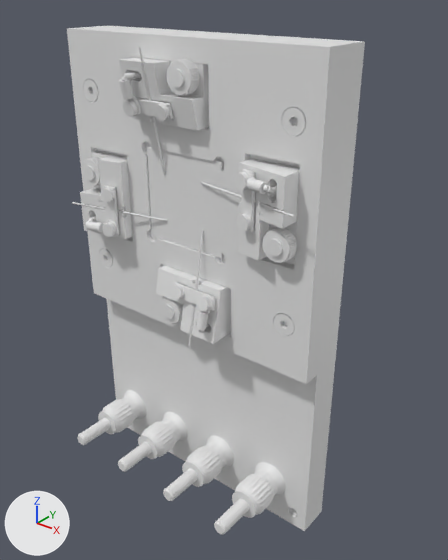
An edit to the glTF model models/T2P-N-pin.glb, drawn before and after from the same camera.
Before and after are seen from a camera (50 mm lens) standing at (144.1, -118.1, 146.0) and looking at (51.3, -2.0, 74.1). Arrows for +X, +Y and +Z are at lower left; the lights stay in place. The picture after the commit comes second. Vertices at exactly the same position are counted once.

The first picture shows 'p000', 'p001', 'p002', 'p007', 'p008', 'p022', 'p036', 'p050', 'p067', 'p070', 'p073', 'p076', 'p082' and 33 more.
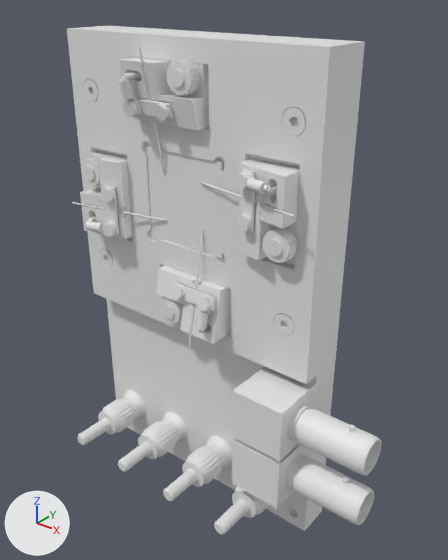
Not visible in the pictures: 'p085'.

What the commit changed:
me_p076 is used by ob_p076; location (0.0, 0.0, 0.0).
me_p076 had 219 vertices, 434 faces and spanned x 4.56..10.45, y -5.0..-3.54, z 66.45..72.35.
me_p076 now has 110 vertices, 216 faces and spans x 65.1..80.0, y -15.8..0.0, z 21.65..36.35.
me_p076 part 1: 110 vertices added at x 65.1..80.0, y -15.8..0.0, z 21.65..36.35.
Other edits to the shape of me_p076 do not show in these pictures.
me_p077 is used by ob_p077; location (0.0, 0.0, 0.0).
me_p077 had 1714 vertices, 3424 faces and spanned x 6.0..8.97, y -3.55..7.0, z 67.92..70.89.
me_p077 now has 362 vertices, 720 faces and spans x 78.0..100.6, y -12.7..-3.1, z 24.2..33.8.
me_p077 part 2: 362 vertices added at x 78.0..100.6, y -12.7..-3.1, z 24.2..33.8.
Other edits to the shape of me_p077 do not show in these pictures.
me_p082 is used by ob_p082; location (0.0, 0.0, 0.0).
me_p082 had 219 vertices, 434 faces and spanned x 69.56..75.45, y -5.0..-3.54, z 115.85..121.75.
me_p082 now has 110 vertices, 216 faces and spans x 65.1..80.0, y -15.8..0.0, z 37.65..52.35.
me_p082 part 3: 110 vertices added at x 65.1..80.0, y -15.8..0.0, z 37.65..52.35.
Other edits to the shape of me_p082 do not show in these pictures.
me_p083 is used by ob_p083; location (0.0, 0.0, 0.0).
me_p083 had 1714 vertices, 3424 faces and spanned x 71.0..73.97, y -3.55..7.0, z 117.32..120.29.
me_p083 now has 362 vertices, 720 faces and spans x 78.0..100.6, y -12.7..-3.1, z 40.2..49.8.
me_p083 part 4: 362 vertices added at x 78.0..100.6, y -12.7..-3.1, z 40.2..49.8.
Other edits to the shape of me_p083 do not show in these pictures.
Mesh me_p087 is new.
It is a 51-sided cylinder along z spanning x 93.9..95.3, y -8.6..-7.201, z 49.6..51.0.
Mesh me_p085 is new.
It has 38 vertices, 72 faces and spans x 82.0..99.4, y -8.5..-7.3, z 44.4..45.6.
Object 'p087' (ob_p087) is new; it shows me_p087.
Its location is (0.0, 0.0, 0.0).
Object 'p085' (ob_p085) is new; it shows me_p085.
Its location is (0.0, 0.0, 0.0).

Where the change shows, as pixel boxes [x1, y1, x2, y2] in the pictures (448 x 560 px):
'p082', reshaped
    before: [282, 107, 305, 136]
    after: [232, 367, 316, 461]
'p083', reshaped (not visible before)
    after: [288, 404, 381, 475]
'p077', reshaped (not visible before)
    after: [285, 453, 374, 525]
'p076', reshaped
    before: [99, 249, 113, 267]
    after: [232, 438, 311, 509]
'p087', added
    after: [348, 425, 355, 433]
part 1 of me_p076, added
    after: [232, 438, 311, 509]
part 3 of me_p082, added
    after: [232, 367, 316, 461]
'p073', unchanged, covered by the edit
    before: [232, 462, 286, 518]
    after: [232, 486, 269, 518]
